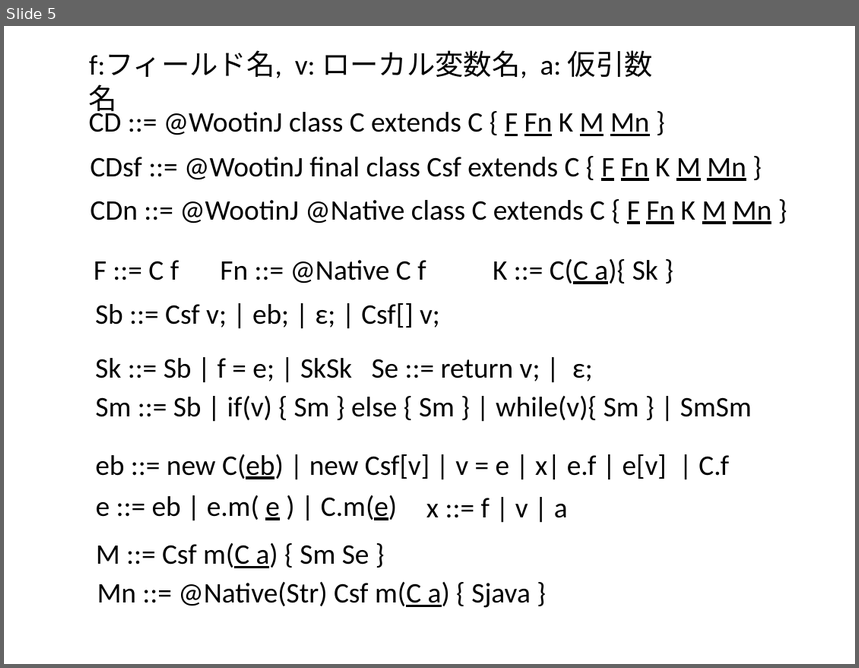
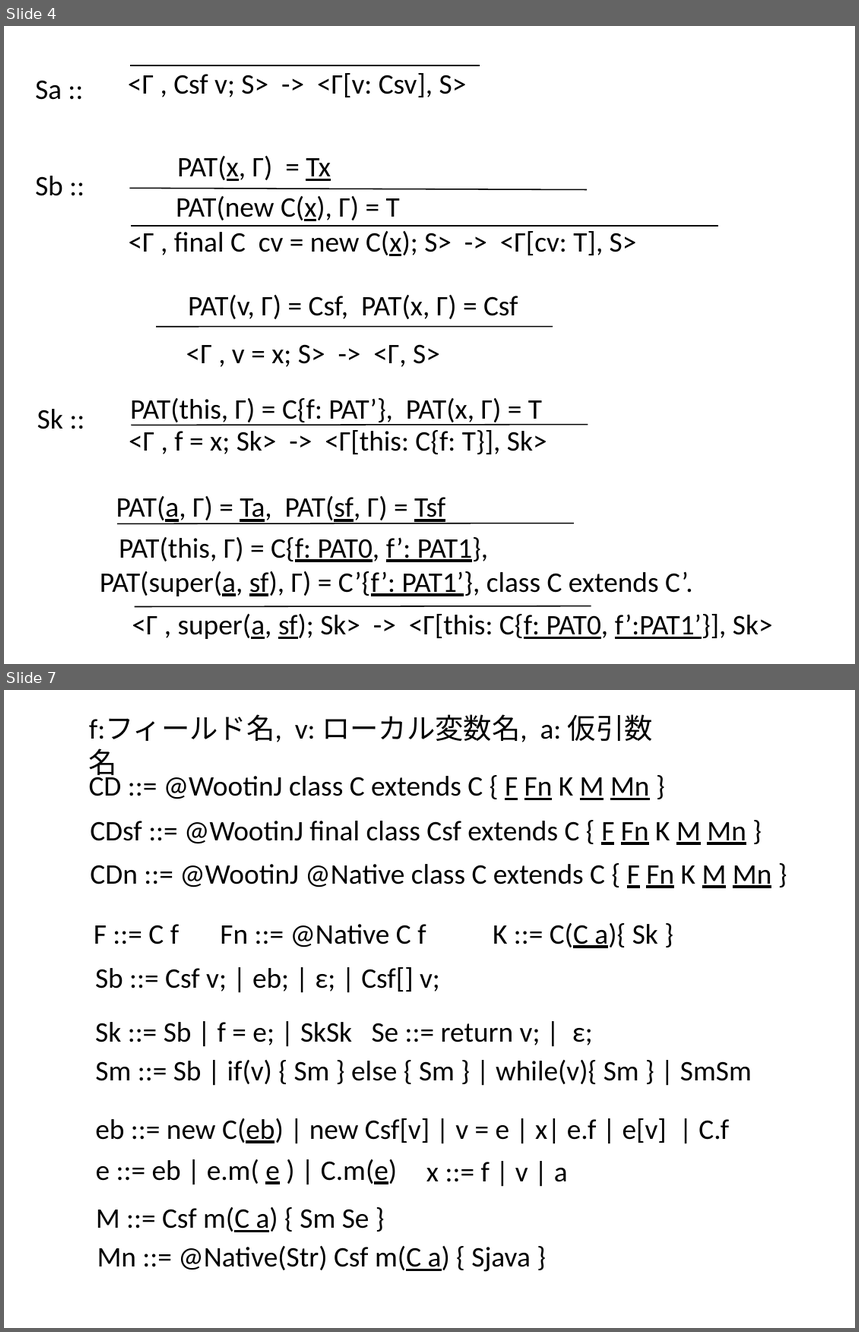
Before and after one commit to kikaineko/misc, a slide deck: study/draft/keisikika.pptx. Shown one above the other, each under a label of ours: slide 5 before the commit, slides 4 and 7 after it; the slides between them are not shown. The pictures are 859x668 and 859x1332 pixels, drawn with LibreOffice and Linux fonts; fonts in the diff are those of the drawing. Boxes give left, top, right and bottom in pixels: in the first picture for what was removed or moved away, otherwise in the second. Text is boxed around its words. In the diff, an @@ line names an element or a change of style, - is before the commit and + after.

```diff
--- a/study/draft/keisikika.pptx
+++ b/study/draft/keisikika.pptx
@@ slide 4 added at (4, 26, 855, 664), background #FFFFFF @@
@@ line added from (130, 66) to (480, 66), #000000 1 pt @@
@@ text added at (35, 80, 62, 100), 24 pt, text #000000 @@
+Sa ::
@@ text added at (128, 73, 467, 97), 24 pt, text #000000 @@
+<Γ , Csf v; S> -> <Γ[v: Csv], S>
@@ text added at (177, 156, 331, 181), 24 pt, text #000000 @@
+PAT(x, Γ) = Tx
@@ text added at (35, 176, 63, 196), 24 pt, text #000000 @@
+Sb ::
@@ line added from (130, 188) to (587, 189), #000000 1 pt @@
@@ text added at (176, 196, 400, 221), 24 pt, text #000000 @@
+PAT(new C(x), Γ) = T
@@ line added from (131, 226) to (718, 226), #000000 1 pt @@
@@ text added at (129, 231, 637, 256), 24 pt, text #000000 @@
+<Γ , final C cv = new C(x); S> -> <Γ[cv: T], S>
@@ text added at (188, 295, 519, 319), 24 pt, text #000000 @@
+PAT(v, Γ) = Csf, PAT(x, Γ) = Csf
@@ line added from (156, 326) to (553, 326), #000000 1 pt @@
@@ text added at (186, 344, 440, 367), 24 pt, text #000000 @@
+<Γ , v = x; S> -> <Γ, S>
@@ text added at (37, 409, 63, 430), 24 pt, text #000000 @@
+Sk ::
@@ text added at (130, 398, 542, 426), 24 pt, text #000000 @@
+PAT(this, Γ) = C{f: PAT’}, PAT(x, Γ) = T
@@ text added at (129, 430, 547, 455), 24 pt, text #000000 @@
+<Γ , f = x; Sk> -> <Γ[this: C{f: T}], Sk>
@@ line added from (131, 425) to (588, 424), #000000 1 pt @@
@@ text added at (116, 496, 446, 525), 24 pt, text #000000 @@
+PAT(a, Γ) = Ta, PAT(sf, Γ) = Tsf
@@ line added from (117, 524) to (574, 523), #000000 1 pt @@
@@ text added at (100, 537, 693, 597), 24 pt, text #000000 @@
+PAT(this, Γ) = C{f: PAT0, f’: PAT1},
+PAT(super(a, sf), Γ) = C’{f’: PAT1’}, class C extends C’.
@@ text added at (132, 614, 773, 639), 24 pt, text #000000 @@
+<Γ , super(a, sf); Sk> -> <Γ[this: C{f: PAT0, f’:PAT1’}], Sk>
@@ line added from (134, 607) to (591, 607), #000000 1 pt @@
@@ what was slide 5 is now slide 7 @@
```
Also in this commit, not shown: 2 slides changed, 2 other slides added, 1 slide removed.
